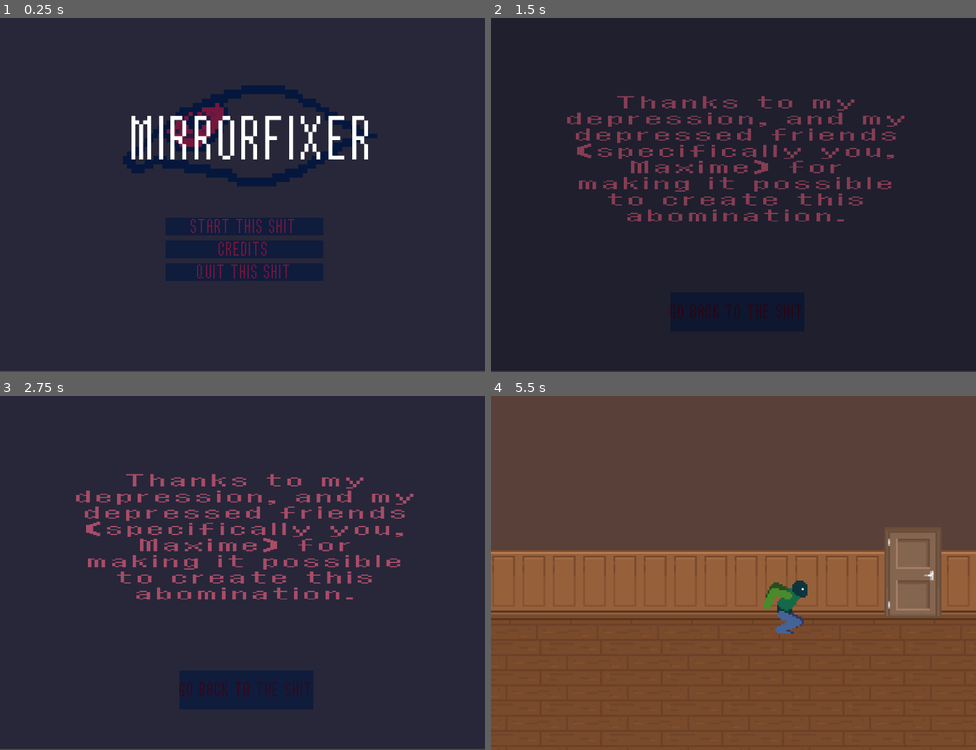
Above: before the commit, frames 1-4 (two rows, left to right).
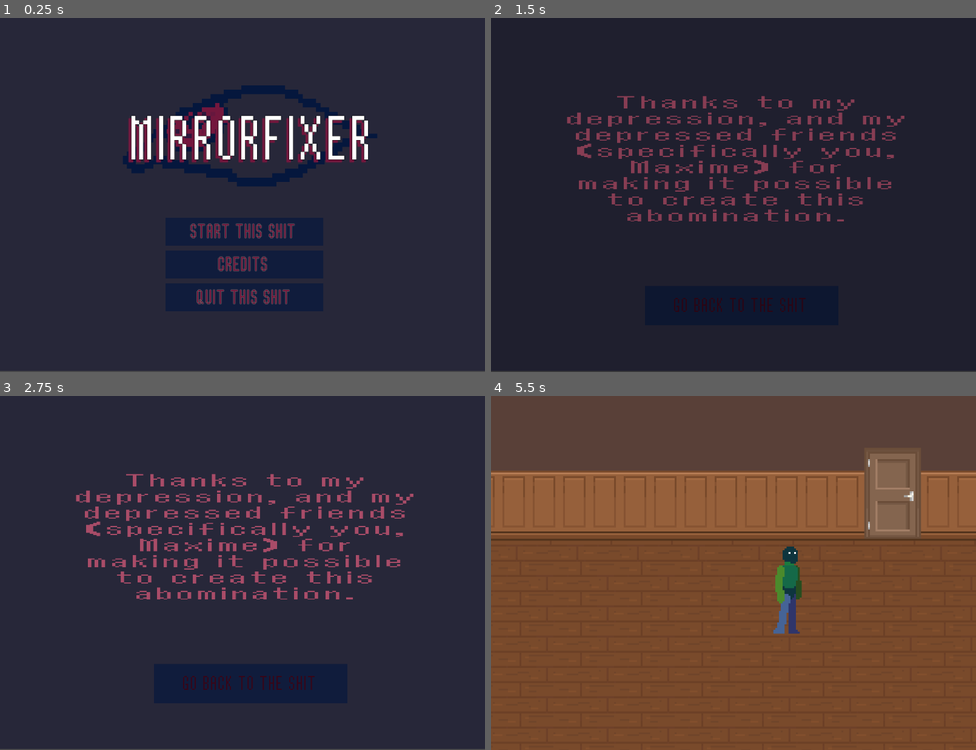
Above: after the commit, the same moments.

Repository: nisaturk/mirrorfixer-prototype
Game: Godot game, scene res://scenes/main_menu.tscn
Same seed, same stepped clock (60 frames per second), same inputs: the game is played once before the commit and once after it.
Inputs:
- Up to frame 1 (0.25 s): no input
- Up to frame 2 (1.5 s): click "CREDITS" at 0.5 s; hold Right (move_right) from 1.28 s (still down); hold E (interact) from 1.28 s (still down)
- Up to frame 3 (2.75 s): keep holding Right (move_right); tap Up (jump) at 1.52, 2.27 s; release E (interact) at 2.03 s; tap E (interact) at 2.1 s
- Up to frame 4 (5.5 s): release Right (move_right) at 2.75 s; click "GO BACK TO THE SHIT" at 2.75 s; click "START THIS SHIT" at 3.5 s; hold Left (move_left) 4.28-5.03 s; hold E (interact) 4.28-5.03 s; hold Right (move_right) from 5.03 s (still down); tap E (interact) at 5.1 s; tap Up (jump) at 5.27 s

The runs differ from the first frame. In frame 1, 3.2% of the frame differs, in the area x 26-76%, y 27-81%; in frame 2, 0.3%; in frame 3, 0.4%; in frame 4, 37%, in the area x 0-100%, y 15-68%.

Commit message:
intro animation + monologue

Diff:
--- a/dialogue/dialogue-prototype.json
+++ b/dialogue/dialogue-prototype.json
@@ -1,4 +1,20 @@
 {
+  "wake_up": {
+	"type": "line",
+	"text": "Ugh... my head. Where am I?",
+	"next_id": "wake_up_2"
+  },
+  "wake_up_2": {
+	"type": "line",
+	"text": "It's... smells like mildew.",
+	"next_id": "wake_up_3"
+  },
+  "wake_up_3": {
+	"type": "line",
+	"text": "Don't tell me I ended up in KY Sowling's house.",
+	"next_id": "end"
+  },
+
   "mirror": {
 	"type": "line",
 	"text": "Ah, what a nice mirror.",
--- a/scenes/credits.tscn
+++ b/scenes/credits.tscn
@@ -23,12 +23,13 @@
 
 [node name="BackButton" type="Button" parent="."]
 layout_mode = 0
-offset_left = 142.0
-offset_top = 217.0
-offset_right = 248.0
-offset_bottom = 248.0
+offset_left = 122.0
+offset_top = 212.0
+offset_right = 275.0
+offset_bottom = 243.0
 theme = ExtResource("2_0ctdu")
 text = "GO BACK TO THE SHIT"
+autowrap_mode = 2
 
 [node name="Credits" type="Label" parent="."]
 custom_minimum_size = Vector2(100, 50)
--- a/scenes/main_menu.tscn
+++ b/scenes/main_menu.tscn
@@ -21,7 +21,10 @@
 Button/colors/font_focus_color = Color(0.21176471, 0.023529412, 0.09803922, 1)
 Button/colors/font_hover_color = Color(0.31757054, 0.05117183, 0.16143104, 1)
 Button/colors/font_hover_pressed_color = Color(0.21076381, 0.023102554, 0.0993425, 1)
+Button/colors/font_outline_color = Color(0.49439967, 0.46934187, 0.44034812, 1)
 Button/colors/font_pressed_color = Color(0.019607844, 0.09019608, 0.23921569, 1)
+Button/constants/align_to_largest_stylebox = 1
+Button/constants/outline_size = 1
 Button/fonts/font = ExtResource("2_ekxnf")
 Button/styles/focus = SubResource("StyleBoxEmpty_ekxnf")
 Button/styles/hover = SubResource("StyleBoxFlat_bqqt6")
@@ -170,6 +173,12 @@
 grow_horizontal = 2
 grow_vertical = 2
 theme = SubResource("Theme_ekxnf")
+theme_override_colors/font_shadow_color = Color(0.4509804, 0.09019608, 0.23921569, 1)
+theme_override_colors/font_outline_color = Color(0, 0, 0, 1)
+theme_override_constants/shadow_offset_x = -2
+theme_override_constants/shadow_offset_y = 2
+theme_override_constants/outline_size = 1
+theme_override_font_sizes/font_size = 50
 text = "MIRRORFIXER"
 horizontal_alignment = 1
 vertical_alignment = 1
--- a/scenes/player.tscn
+++ b/scenes/player.tscn
@@ -207,7 +207,7 @@
 "duration": 1.0,
 "texture": SubResource("AtlasTexture_i4ail")
 }],
-"loop": true,
+"loop": false,
 "name": &"jump",
 "speed": 10.0
 }, {
@@ -245,7 +245,7 @@
 "duration": 1.0,
 "texture": SubResource("AtlasTexture_l71n6")
 }],
-"loop": true,
+"loop": false,
 "name": &"walk",
 "speed": 10.0
 }]
@@ -270,7 +270,7 @@
 [node name="AnimatedSprite2D" type="AnimatedSprite2D" parent="."]
 position = Vector2(0, -32)
 sprite_frames = SubResource("SpriteFrames_f1ej7")
-animation = &"idle"
+animation = &"walk"
 autoplay = "idle"
 
 [node name="InteractionHint" type="Label" parent="."]
--- a/scripts/DialogueUI.gd
+++ b/scripts/DialogueUI.gd
@@ -4,6 +4,7 @@
 signal action_triggered(action_name, caller_node)
 
 const portrait_map = { # new portrait library hehe
+	"Player": "res://assets/ui/portraits/thep-idle.png",
 	"IAAreas": "res://assets/ui/portraits/thep-idle.png",
 	"MissManager": "res://assets/ui/portraits/missmanager-idle.png",
 	"Maxime": "res://assets/ui/portraits/maxime.png",
@@ -25,6 +26,7 @@
 		button.queue_free()
 
 	if id == "end":
+		emit_signal("dialogue_cancelled", current_caller)
 		hide_box()
 		return
 
--- a/scripts/player.gd
+++ b/scripts/player.gd
@@ -12,6 +12,8 @@
 var current_best_interactable: Area2D = null
 
 func _physics_process(delta: float) -> void:
+	if GlobalState.has_played_getup == false:
+		return
 	if not is_on_floor():
 		velocity += get_gravity() * delta
 	if Input.is_action_just_pressed("jump") and is_on_floor():
@@ -44,6 +46,9 @@
 	$InteractionDetector.area_entered.connect(_on_detector_area_entered)
 	$InteractionDetector.area_exited.connect(_on_detector_area_exited)
 	DialogueUI.dialogue_cancelled.connect(_on_dialogue_ended)
+
+	if GlobalState.has_played_getup == false:
+		_start_wakeup_sequence()
 
 func _on_detector_area_entered(area):
 	if not nearby_interactables.has(area):
@@ -89,3 +94,14 @@
 
 func _on_dialogue_ended(_caller_node):
 	_update_interaction_focus()
+
+func _start_wakeup_sequence() -> void:
+	set_physics_process(false) # DONT MOVE !!
+	animated_sprite.play("getup") # and get up pls
+	await animated_sprite.animation_finished
+	animated_sprite.play("idle")
+
+	DialogueUI.start_dialogue("wake_up", self)
+	await DialogueUI.dialogue_cancelled
+	GlobalState.has_played_getup = true
+	set_physics_process(true)
